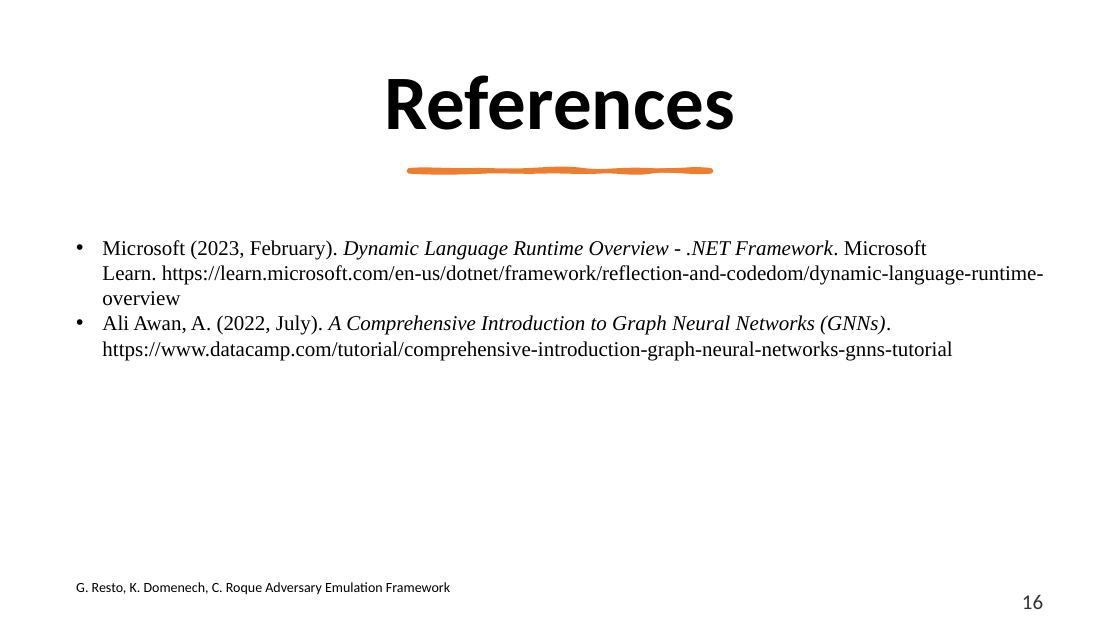
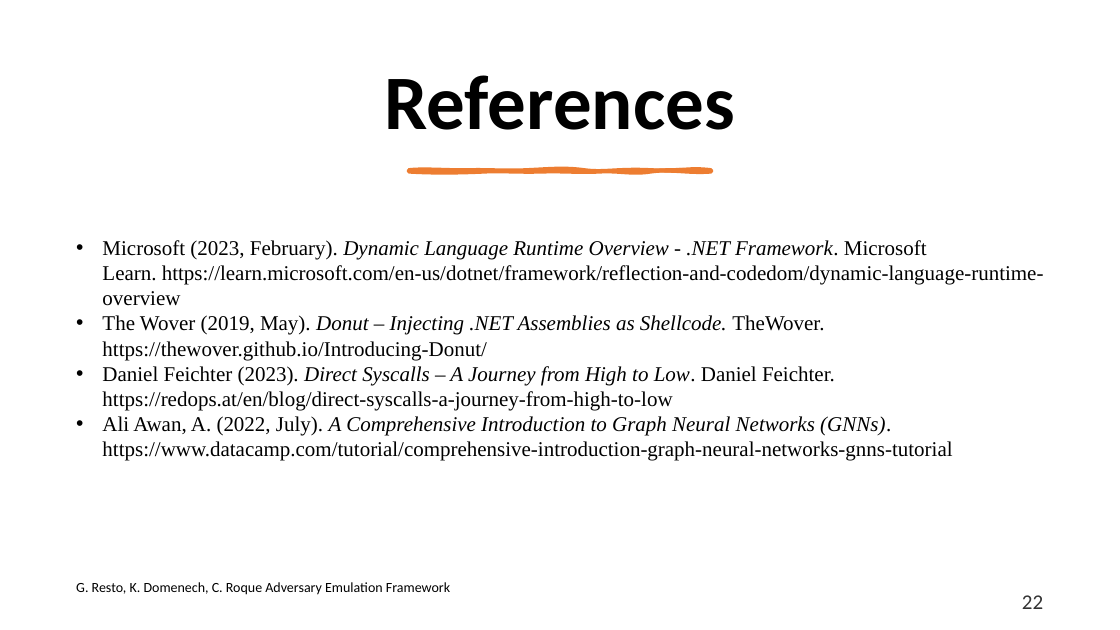
Before and after one commit to racoten/Capstone, a slide deck: slide 22 of Design/Capstone 2 Presentation.pptx (slide 16 before the commit). Drawn at 1120x630 pixels with LibreOffice and Linux fonts; fonts in the diff are those of the drawing. Boxes give left, top, right and bottom in pixels: in the first picture for what was removed or moved away, otherwise in the second. Text is boxed around its words. In the diff, an @@ line names an element or a change of style, - is before the commit and + after.

```diff
--- a/Design/Capstone 2 Presentation.pptx
+++ b/Design/Capstone 2 Presentation.pptx
@@ text at [102, 315, 835, 411]: paragraphs added @@
+• The Wover (2019, May). Donut – Injecting .NET Assemblies as Shellcode. TheWover. https://thewover.github.io/Introducing-Donut/
+• Daniel Feichter (2023). Direct Syscalls – A Journey from High to Low. Daniel Feichter. https://redops.at/en/blog/direct-syscalls-a-journey-from-high-to-low
@@ page number at [1022, 595, 1043, 609]: text changed @@
-16
+22
```
Also in this commit, not shown: 2 other slides changed, 7 slides added, 1 slide removed.
